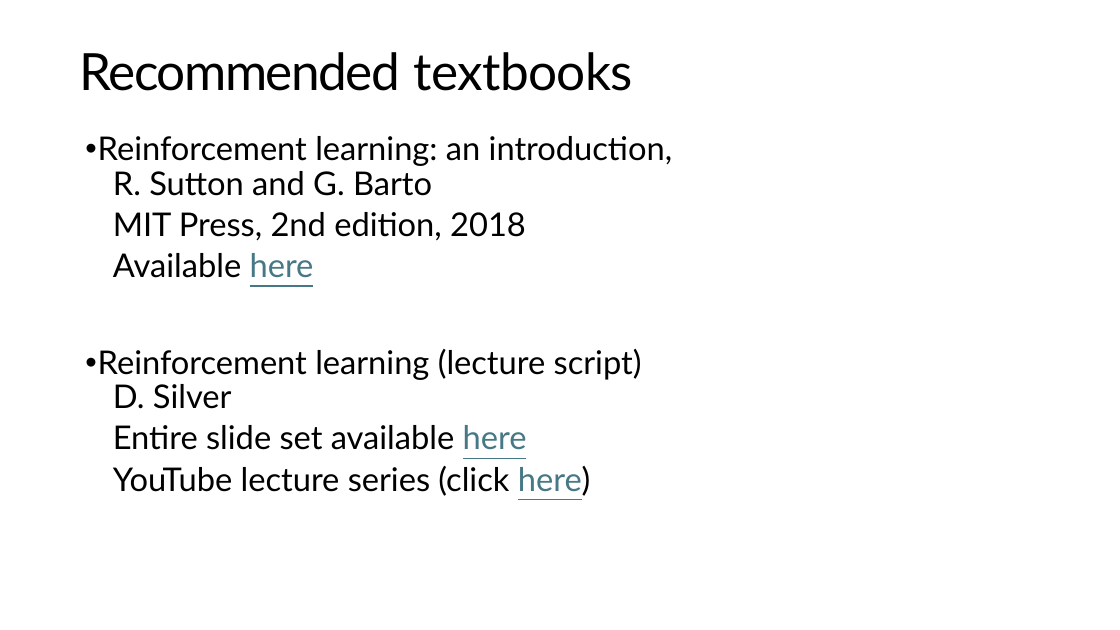
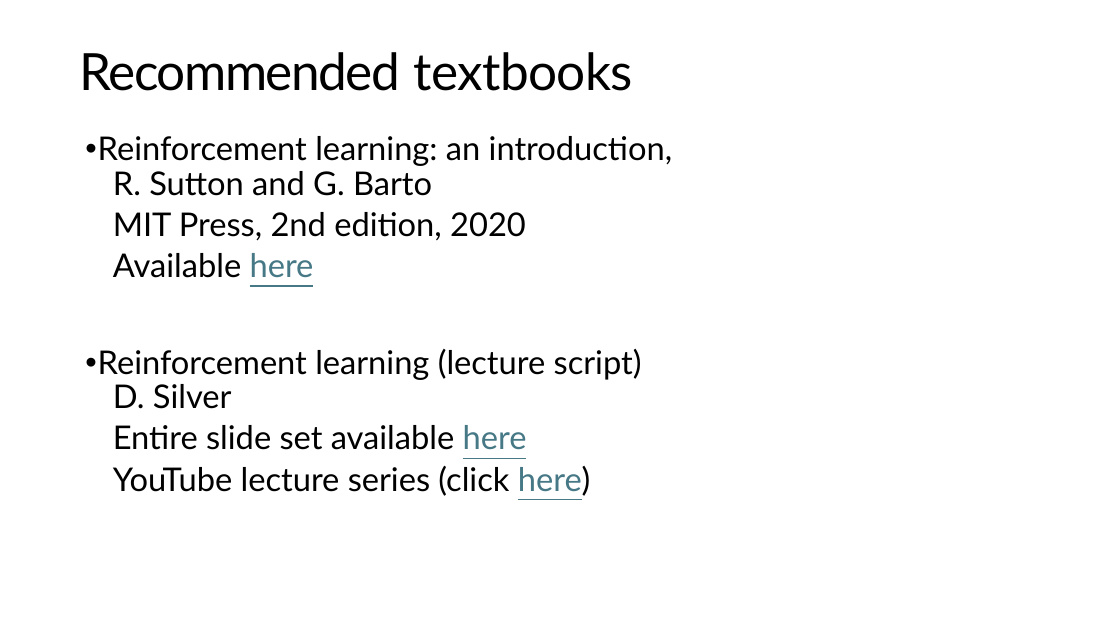
Before and after one commit to mhahsler/Introduction_to_Reinforcement_Learning, a slide deck: slide 3 of slides/Lecture01.pptx. Drawn at 1120x630 pixels with LibreOffice and Linux fonts; fonts in the diff are those of the drawing. Boxes give left, top, right and bottom in pixels: in the first picture for what was removed or moved away, otherwise in the second. Text is boxed around its words. In the diff, an @@ line names an element or a change of style, - is before the commit and + after.

```diff
--- a/slides/Lecture01.pptx
+++ b/slides/Lecture01.pptx
@@ text at bbox=[113, 212, 526, 241]: text changed @@
-MIT Press, 2nd edition, 2018
+MIT Press, 2nd edition, 2020
```
Also in this commit, not shown: 18 other slides changed, 7 slides added, 4 slides removed, 3 other files.
